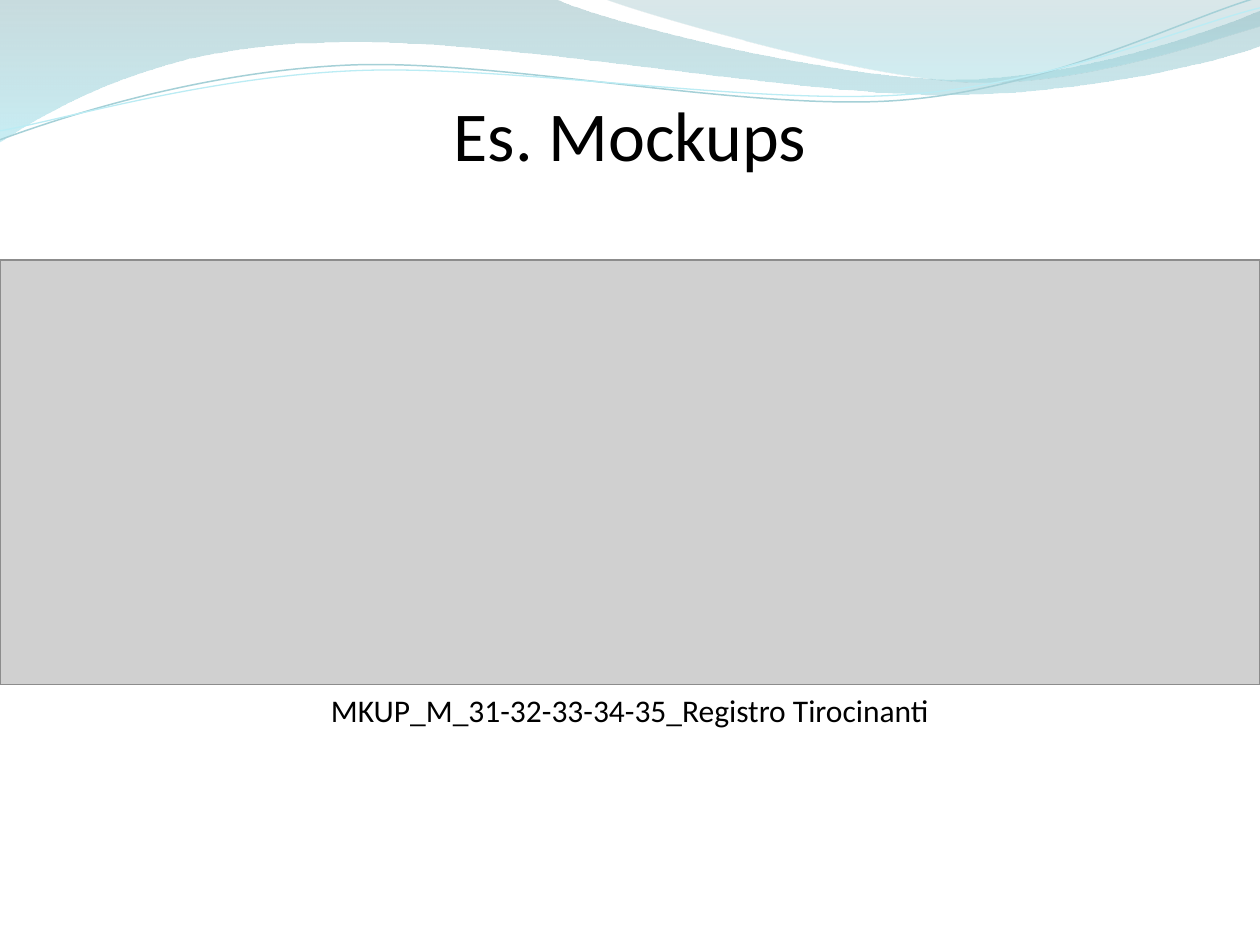
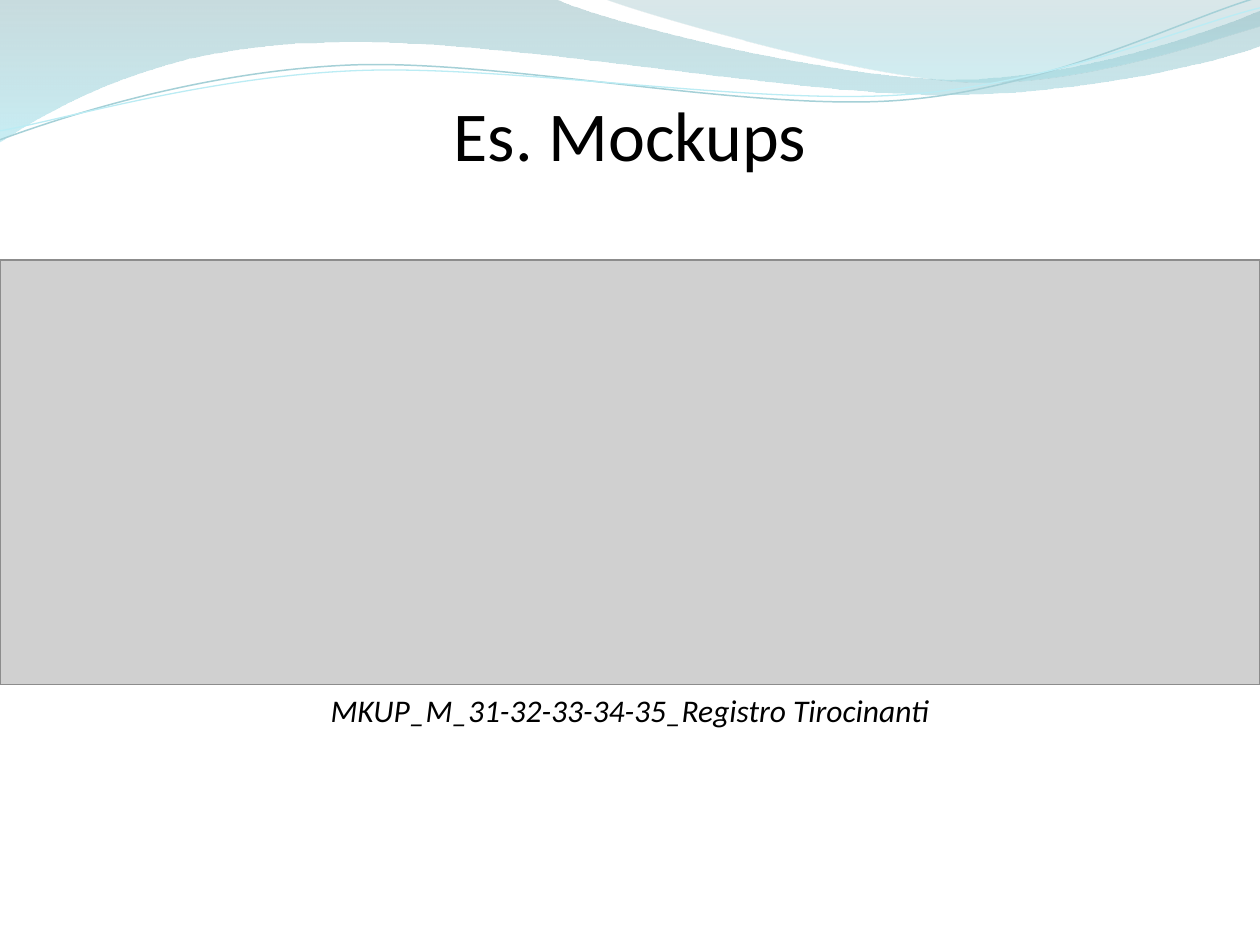
Before and after one commit to ammirate/at-silo, a slide deck: slide 12 of Presentazione/Atsilo2/Durante/Atsilo_M_PresentazioneFinale.pptx. Drawn at 1260x945 pixels with LibreOffice and Linux fonts; fonts in the diff are those of the drawing; grey boxes stand for pictures. Boxes give left, top, right and bottom in pixels: in the first picture for what was removed or moved away, otherwise in the second. Text is boxed around its words. In the diff, an @@ line names an element or a change of style, - is before the commit and + after.

```diff
--- a/Presentazione/Atsilo2/Durante/Atsilo_M_PresentazioneFinale.pptx
+++ b/Presentazione/Atsilo2/Durante/Atsilo_M_PresentazioneFinale.pptx
@@ text "MKUP_M_31-32-33-34-35_Registro Tirocinanti" at [331,700,929,728]: italic on @@
```
Also in this commit, not shown: 4 other slides changed, 2 slides added, 2 slides removed.
